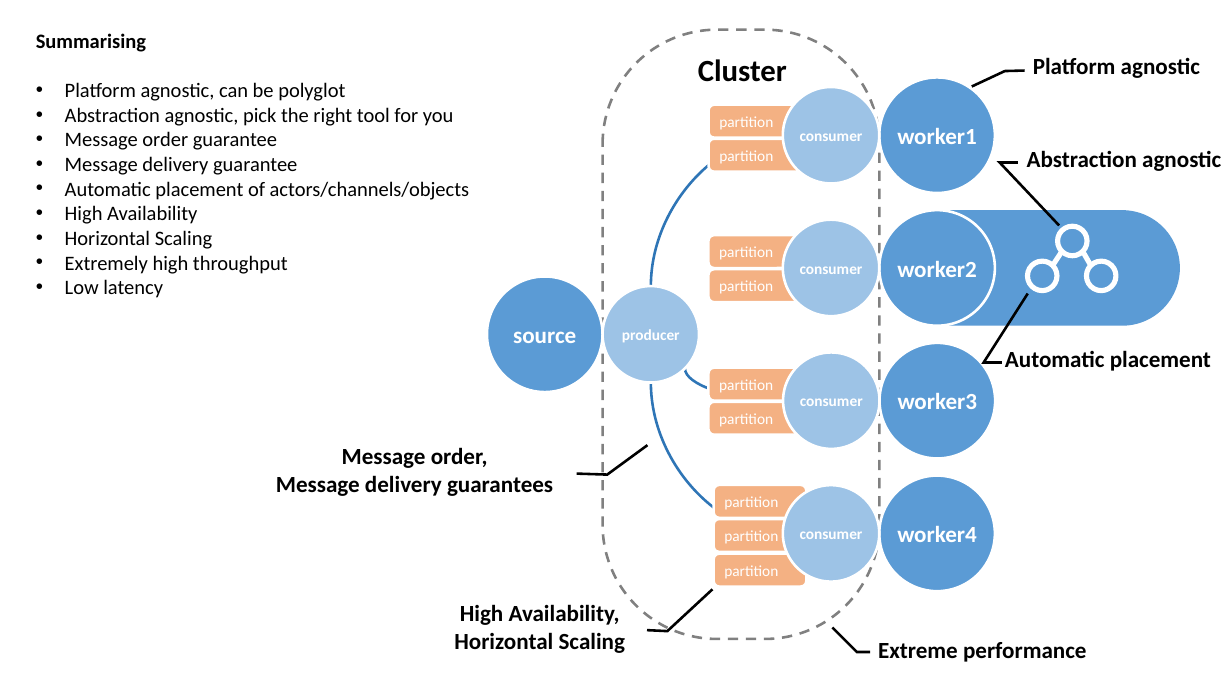
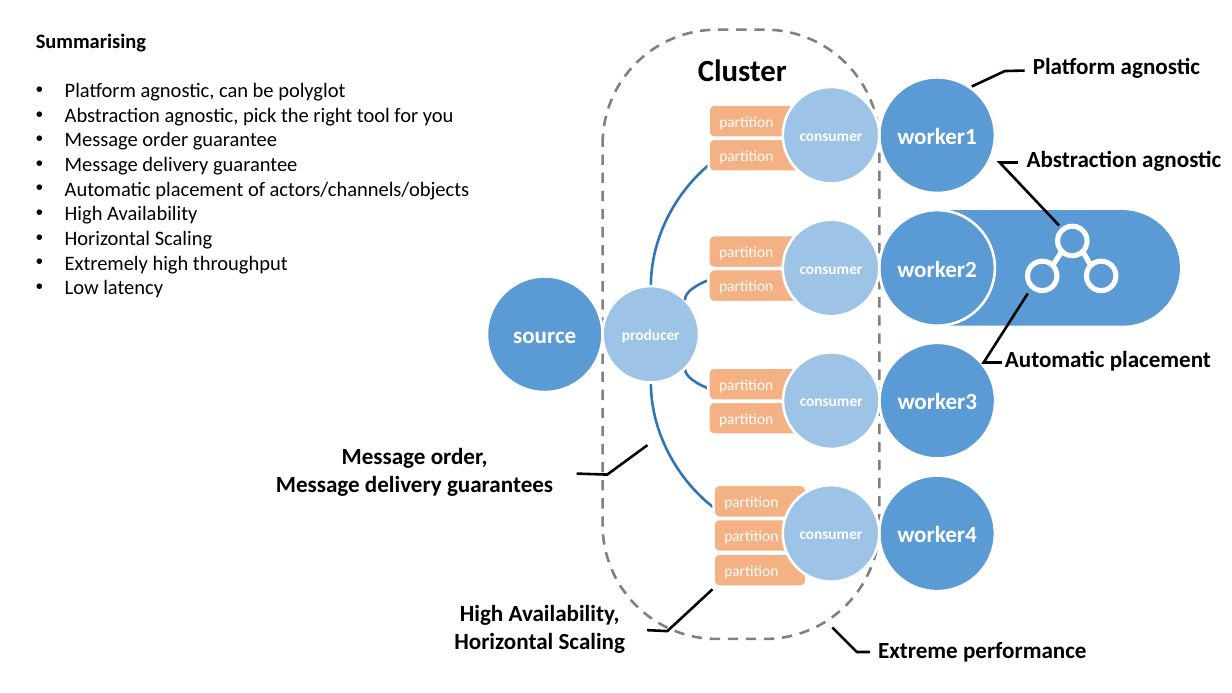
Before and after one commit to rogeralsing/Presentations, a slide deck: slide 11 of ClusterSoftware/cluster.pptx. Drawn at 1232x693 pixels with LibreOffice and Linux fonts; fonts in the diff are those of the drawing. Boxes give left, top, right and bottom in pixels: in the first picture for what was removed or moved away, otherwise in the second. Text is boxed around its words. In the diff, an @@ line names an element or a change of style, - is before the commit and + after.

```diff
--- a/ClusterSoftware/cluster.pptx
+++ b/ClusterSoftware/cluster.pptx
@@ curved arrow added from (685, 300) to (783, 268), #2E75B6 2 pt @@
```
